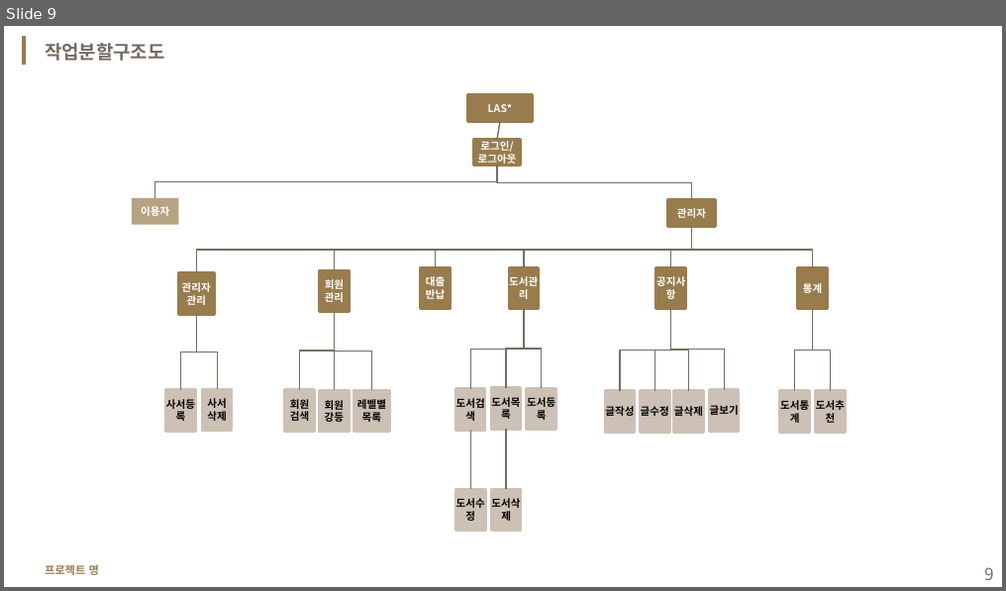
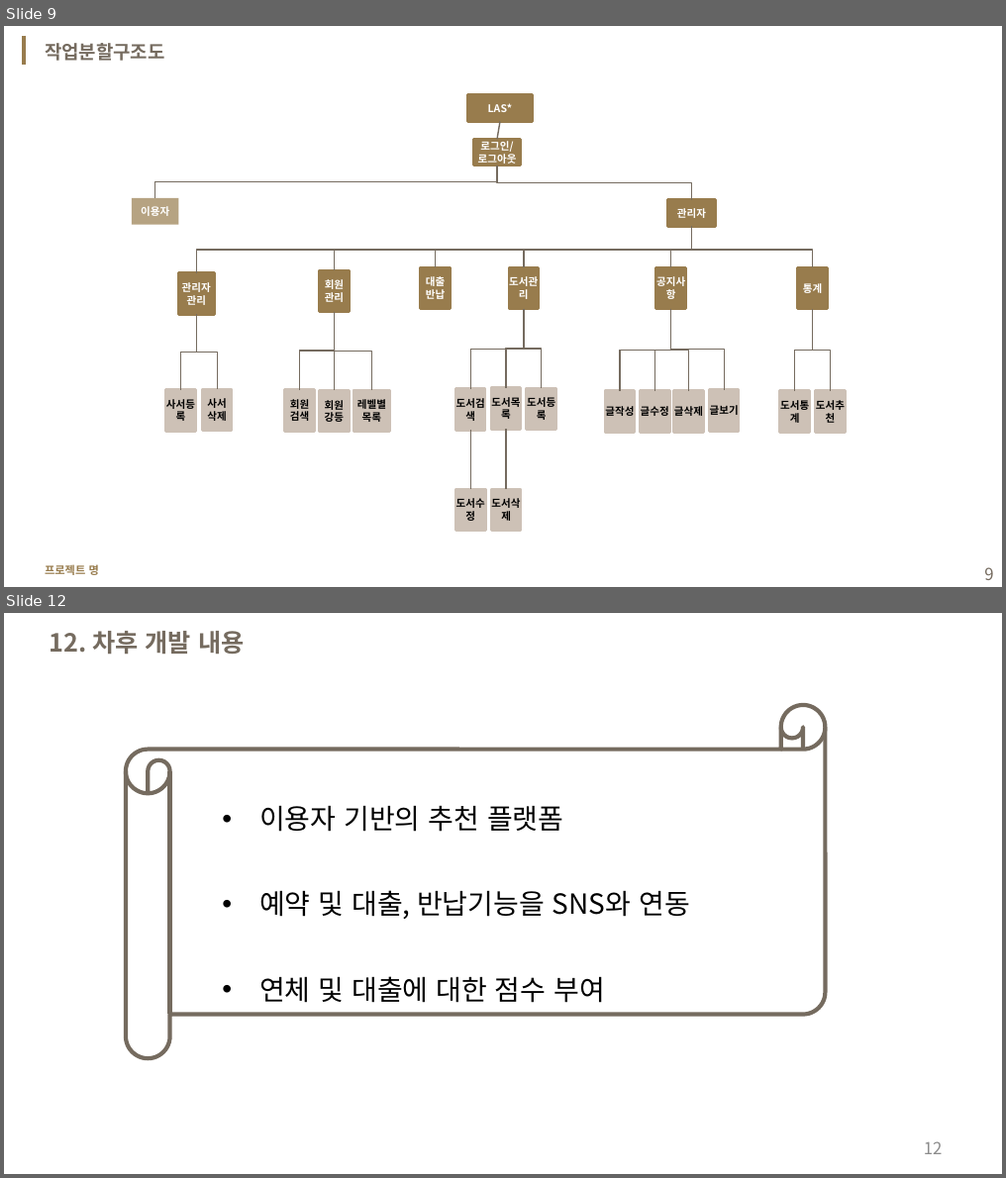
Before and after one commit to yisy0703/ai, a slide deck: lecNote/project(1stPersonal)/sample_ver1.pptx. Shown one above the other, each under a label of ours: slide 9 before the commit, slides 9 and 12 after it; the slides between them are not shown. The pictures are 1006x591 and 1006x1178 pixels, drawn with LibreOffice and Linux fonts; fonts in the diff are those of the drawing; background and template pictures are left out. Boxes give left, top, right and bottom in pixels: in the first picture for what was removed or moved away, otherwise in the second. Text is boxed around its words. In the diff, an @@ line names an element or a change of style, - is before the commit and + after.

```diff
--- a/lecNote/project(1stPersonal)/sample_ver1.pptx
+++ b/lecNote/project(1stPersonal)/sample_ver1.pptx
@@ slide 12 added at bbox=[4, 613, 1002, 1174], background #FFFFFF @@
@@ text added at bbox=[50, 631, 244, 654], 18 pt, text #756B5F, bold @@
+12. 차후 개발 내용
@@ horizontal scroll added at bbox=[126, 705, 826, 1059], outline #756B5F 3 pt @@
@@ text added at bbox=[259, 805, 690, 1003], 20 pt, text #000000 @@
+• 이용자 기반의 추천 플랫폼
+• 예약 및 대출, 반납기능을 SNS와 연동
+• 연체 및 대출에 대한 점수 부여
@@ page number added at bbox=[924, 1142, 943, 1155], 12 pt, text #8C8C8C @@
+12
```
Also in this commit, not shown: 3 other slides added, 2 other files.
